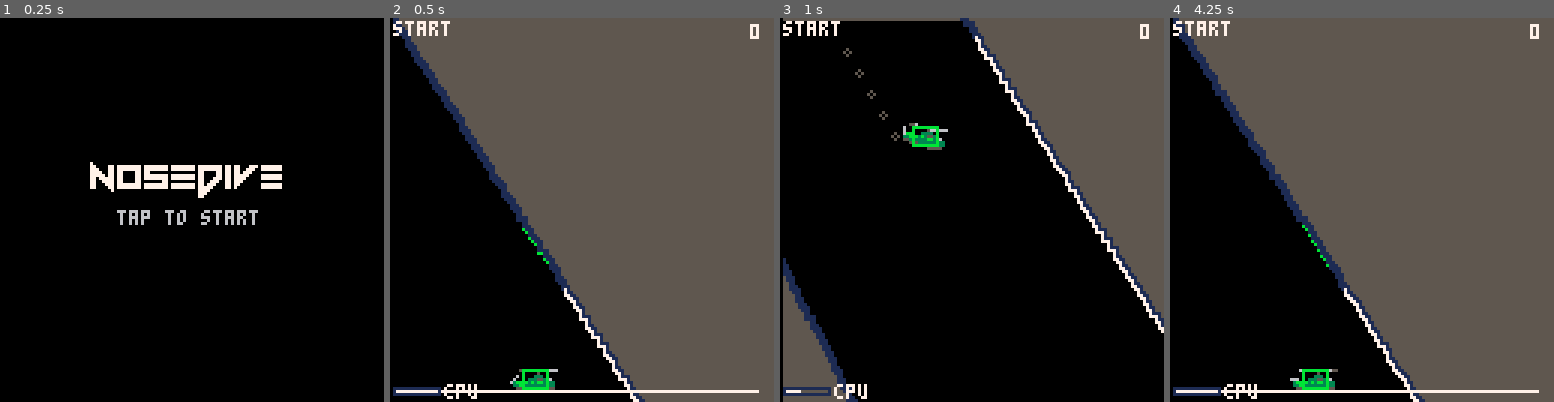
Above: before the commit, frames 1-4 (left to right).
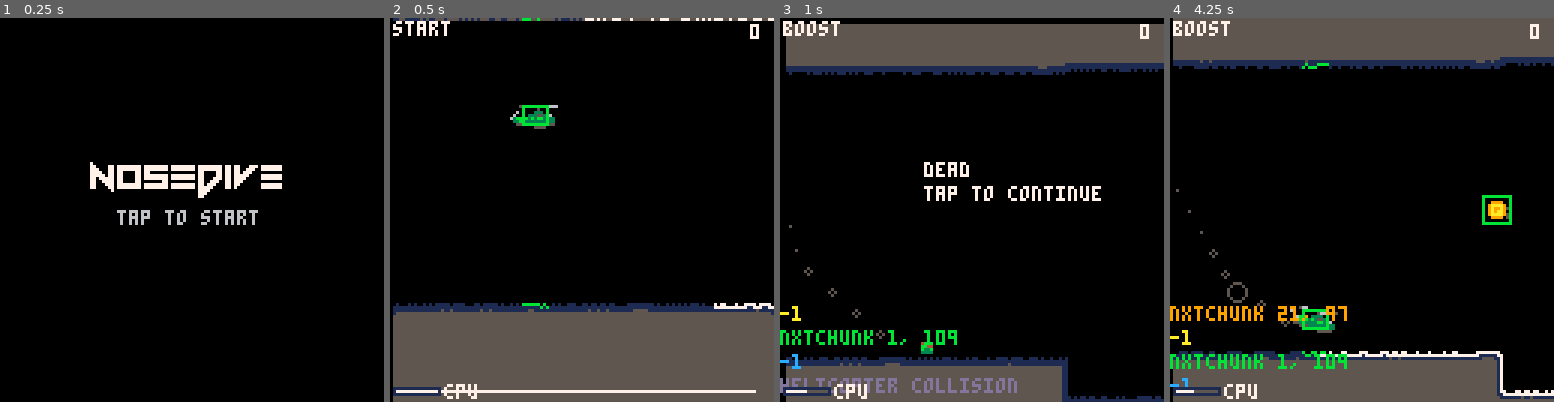
Above: after the commit, the same moments.

Repository: henrycatalinismith/nosedive
Game: PICO-8 cartridge nosedive.p8
The game is run twice, just before and just after one commit, with the same random seed, the same clock (stepped at 60 frames per second) and the same inputs.
Inputs:
- Up to frame 1 (0.25 s): no input
- Up to frame 2 (0.5 s): tap X (X key) at 0.33 s
- Up to frame 3 (1 s): tap O (Z key) at 0.7 s
- Up to frame 4 (4.25 s): tap X (X key) at 1.07, 1.85, 2.97, 4.08 s; hold Right 1.6-2.1 s; tap O (Z key) every 0.4 s from 1.7 to 4.1 s; hold Up 2.15-2.42 s; hold Right 2.47-3.03 s; hold Left 3.08-3.58 s; hold Down 3.63-3.97 s; hold Right from 4.02 s (still down)

Frame 1 is identical in both runs. In frame 2, 71% of the frame differs, in the area x 0-100%, y 0-100%; in frame 3, 35%; in frame 4, 65%.

Commit message:
vaporise rocks when boost engages
(necessary for boost to not be a death sentence, also very cool)

Diff:
--- a/nosedive.p8
+++ b/nosedive.p8
@@ -49,6 +49,7 @@
  camera_shake_decay = 0.7
  camera_x1 = 0
  camera_y1 = 0
+ boost_engaged_frame = nil
  mode("menu")
 end
 
@@ -99,15 +100,48 @@
   camera_y2 = camera_y1 + 128
  end
 
+ if btn(4) and boost_engaged_frame == nil then
+  boost_engaged_frame = clock_frame
+  cave_vx = 2
+ end
+
+ if boost_engaged_frame then
+  if (clock_frame - boost_engaged_frame) >= 128 then
+   boost_engaged_frame = nil
+   cave_vx = 1
+  else
+   for x = helicopter_x - 4, helicopter_x + 12 do
+    local i = flr(x)
+    if i >= 1 and i <= 128 then
+     local rt = cave_get(cave_rock_top, i)
+     local rb = cave_get(cave_rock_bottom, i)
+     if rt and rb then
+      cave_set(cave_rock_top, i, nil)
+      cave_set(cave_rock_bottom, i, nil)
+      for d = 1, 8 do
+       add(debris, {
+        color = choose({0,0,0,0,0,0,0,0,0,5,6,6,7,11}),
+        x = i,
+        y = rt + rnd(rb - rt),
+        vx = -2 + rnd(4),
+        vy = 0 - rnd(2),
+       })
+      end
+     end
+    end
+   end
+  end
+ end
+
  if update(update_cave) then
   for i = 1,cave_vx do
    cave_head = (cave_head % chunk_length) + 1
 
    chunk_progress += 1
 
-   if chunk_progress < chunk_length then
+   if chunk_progress < chunk_length and boost_engaged_frame != clock_frame then
     chunk_p = chunk_progress / chunk_length
-   elseif chunk_progress == chunk_length then
+   elseif chunk_progress == chunk_length and boost_engaged_frame != clock_frame then
     chunk_p = 1
     dbg("last chunk_progress=" .. chunk_progress)
    else
@@ -712,6 +746,8 @@
   chunk_length = 128 * cave_vx
   chunk_progress = 0
 
+  boost_engaged_frame = nil
+
   biome_chunk_count = 0
   biome_start()
   chunk_fn = biome_next_chunk()
@@ -762,7 +798,7 @@
   debug_color = 8
 
   helicopter_x = 48
-  helicopter_y = 120
+  helicopter_y = 32
   helicopter_vy = 2
   helicopter_inclination = "dropping"
   helicopter_gravity = 0.1
@@ -1375,9 +1411,18 @@
   if biome_chunk_count == 0 then
    -- return tunnel(0, 110)
    return chunk(
-    static(0) + noise(1) + linear(200),
-    static(0 + 160) + noise(1) + linear(250)
+    static(0) + noise(1), --+ linear(200),
+    static(0 + 96) + noise(1)--+ linear(250)
    )
+  end
+ end
+end
+
+function biome_boost()
+ biome_id = "boost"
+ biome_next_chunk = function()
+  if biome_chunk_count == 0 then
+   return tunnel(0, 110)
   end
  end
 end
@@ -1428,7 +1473,9 @@
 
 function next_biome()
  biome_chunk_count = 0
- if coin_combo_length == 1 then
+ if boost_engaged_frame == clock_frame then
+  biome_boost()
+ elseif coin_combo_length == 1 then
   biome_zigzag()
  else
   biome_normal()
